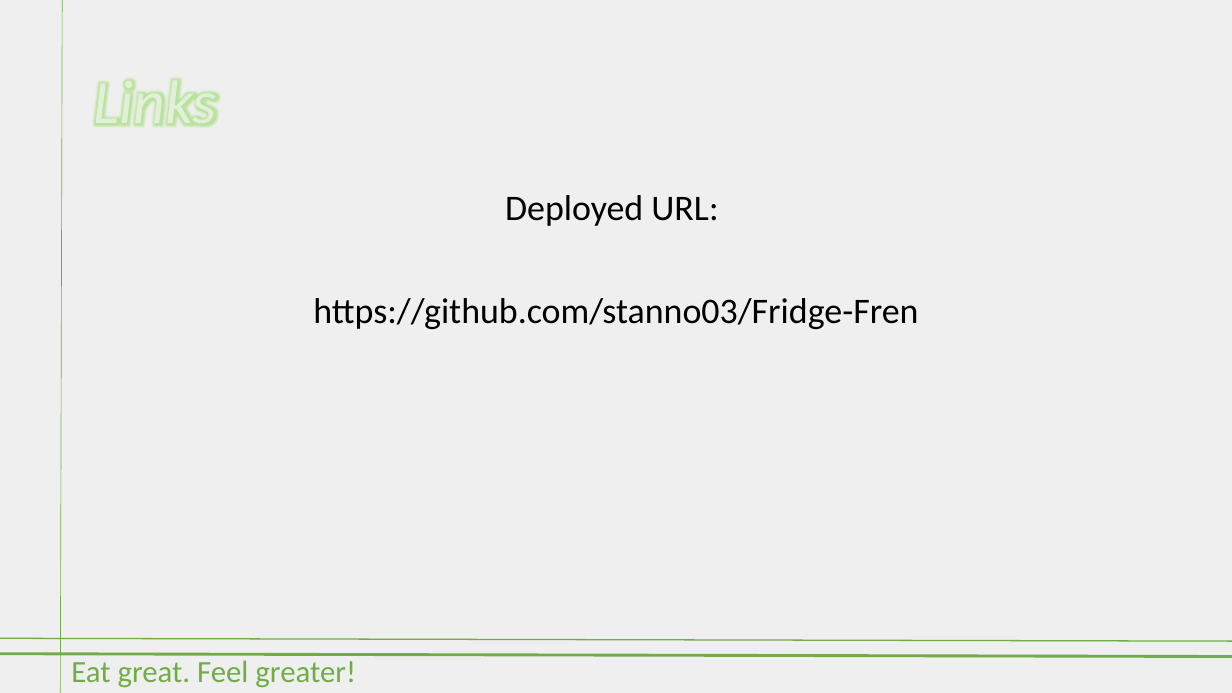
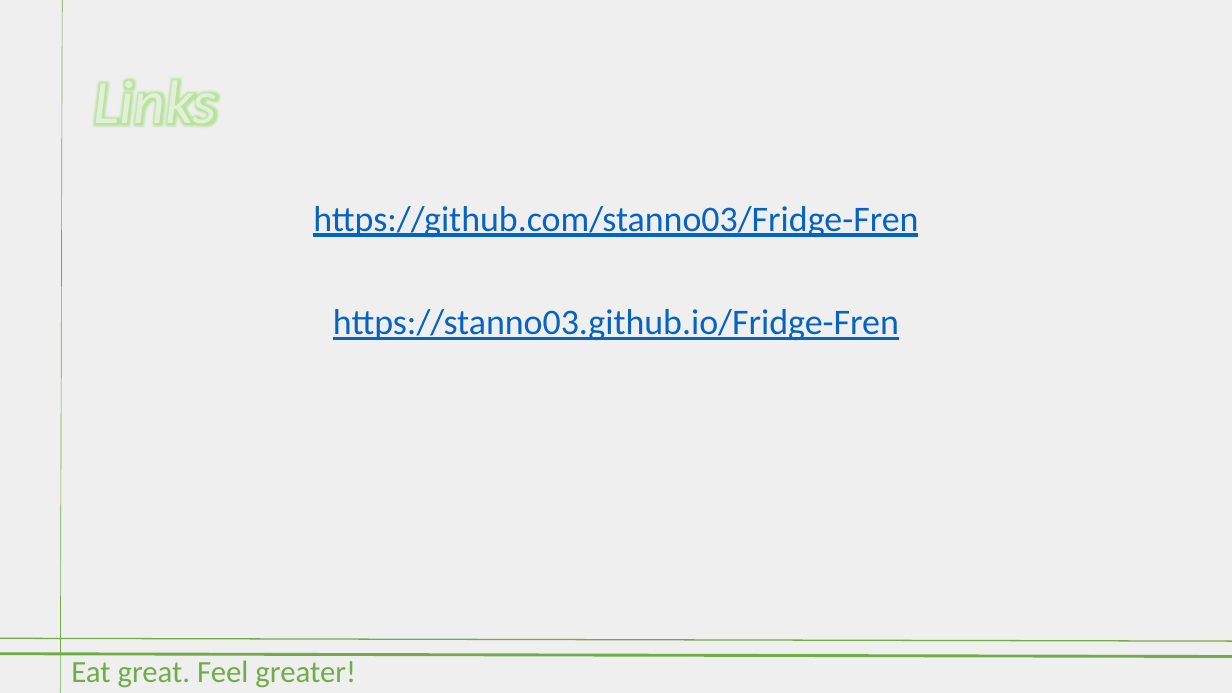
Before and after one commit to stanno03/Fridge-Fren, a slide deck: slide 11 of Fridge Fren.pptx. Drawn at 1232x693 pixels with LibreOffice and Linux fonts; fonts in the diff are those of the drawing. Boxes give left, top, right and bottom in pixels: in the first picture for what was removed or moved away, otherwise in the second. Text is boxed around its words. In the diff, an @@ line names an element or a change of style, - is before the commit and + after.

```diff
--- a/Fridge Fren.pptx
+++ b/Fridge Fren.pptx
@@ text "https://github.com/stanno03/Fridge-Fren": place and size @@
-text "https://github.com/stanno03/Fridge-Fren" at <box>313,195,918,329</box>
+text "https://github.com/stanno03/Fridge-Fren" at <box>313,206,918,340</box>
@@ text at <box>313,206,918,237</box>: text colour #000000 to #0563C1, underline on in "https://github.com/stanno03/Fridge-Fren" @@
@@ text at <box>505,195,718,226</box>: paragraph removed @@
-Deployed URL:
@@ text at <box>333,309,899,340</box>: paragraph added @@
+https://stanno03.github.io/Fridge-Fren
```
Also in this commit, not shown: 9 other slides changed.
